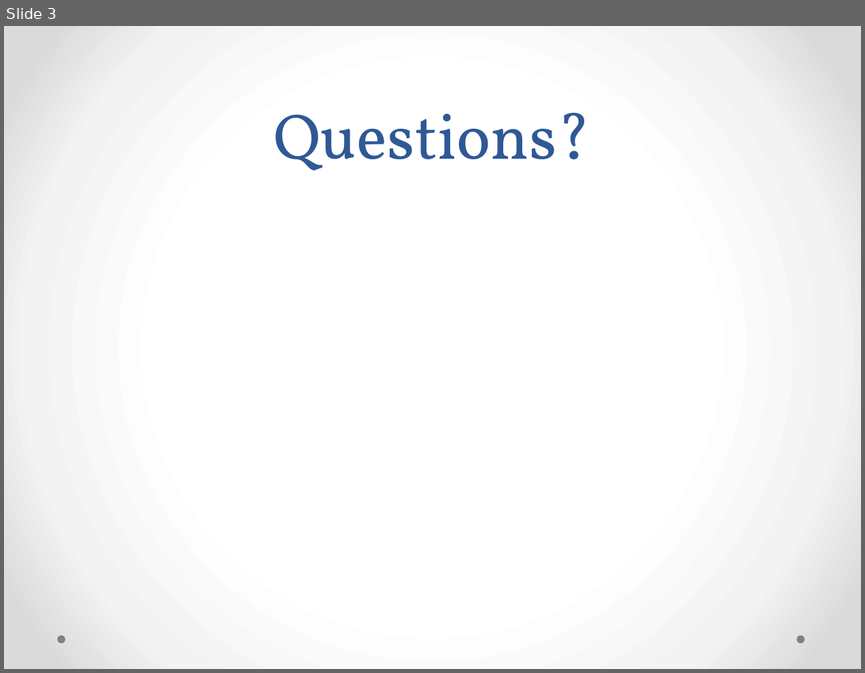
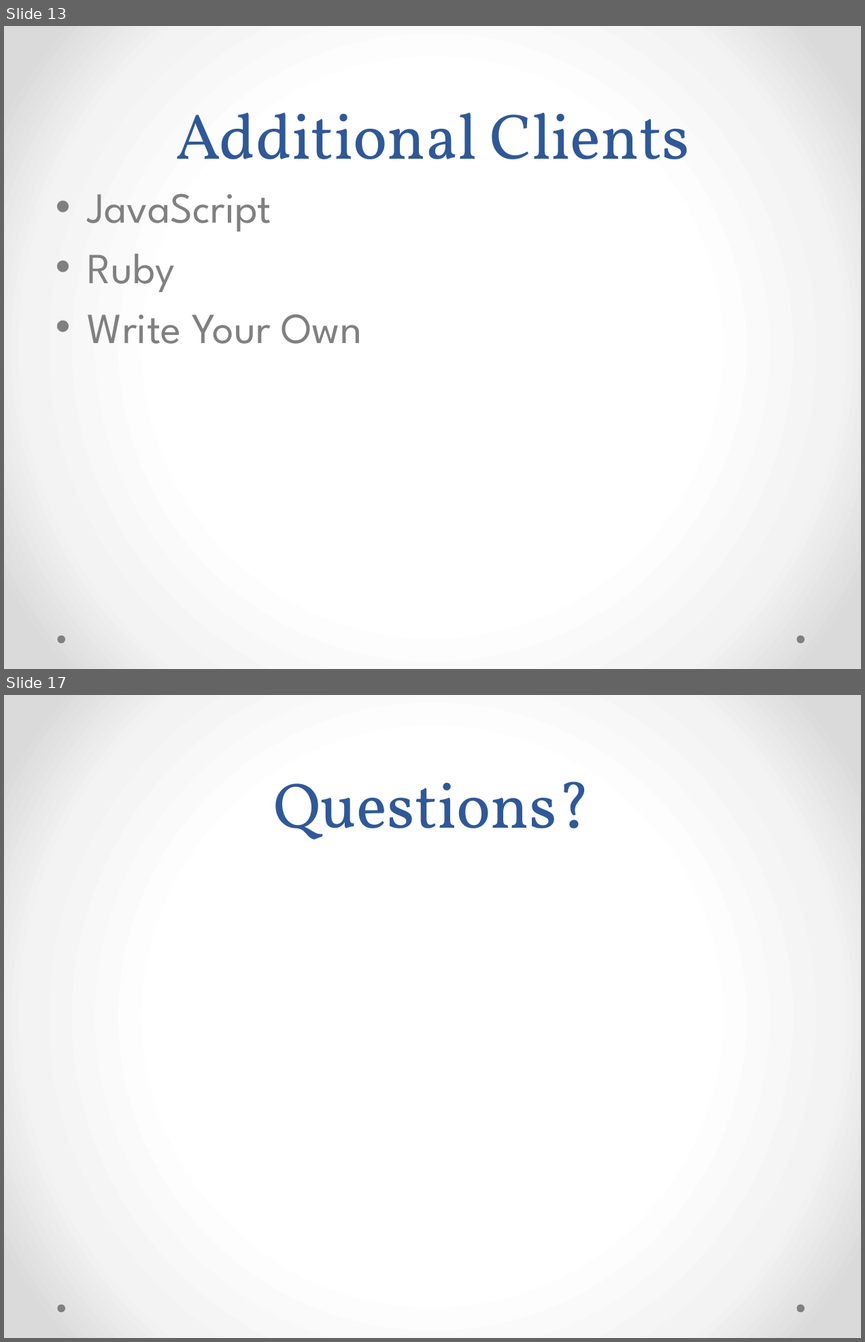
Before and after one commit to ekepes/Presentations, a slide deck: GetOnTheBus/Get on the Bus with MassTransit.pptx. Shown one above the other, each under a label of ours: slide 3 before the commit, slides 13 and 17 after it; the slides between them are not shown. The pictures are 865x673 and 865x1342 pixels, drawn with LibreOffice and Linux fonts; fonts in the diff are those of the drawing. Boxes give left, top, right and bottom in pixels: in the first picture for what was removed or moved away, otherwise in the second. Text is boxed around its words. In the diff, an @@ line names an element or a change of style, - is before the commit and + after.

```diff
--- a/GetOnTheBus/Get on the Bus with MassTransit.pptx
+++ b/GetOnTheBus/Get on the Bus with MassTransit.pptx
@@ slide 13 added at [4, 26, 861, 669], background gradient #FFFFFF to #F4F4F4 to #DADADA; not listed: 2 template elements that a slide beside it also shows @@
@@ title added at [175, 112, 689, 159], 54 pt, text #2F5897 @@
+Additional Clients
@@ text added at [88, 193, 362, 344], 36 pt, text #808080 @@
+• JavaScript
+• Ruby
+• Write Your Own
@@ what was slide 3 is now slide 17 @@
```
Also in this commit, not shown: 3 slides changed, 13 other slides added, 1 other file.
